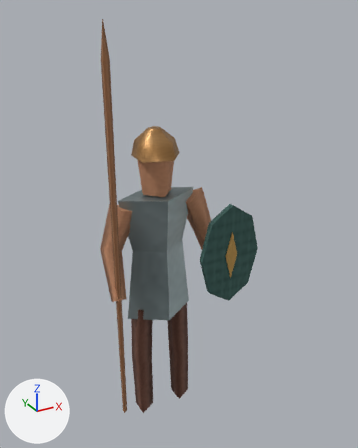
Before and after pictures for a commit that changed the glTF model prototype/assets/soldiers/spear_far.glb.
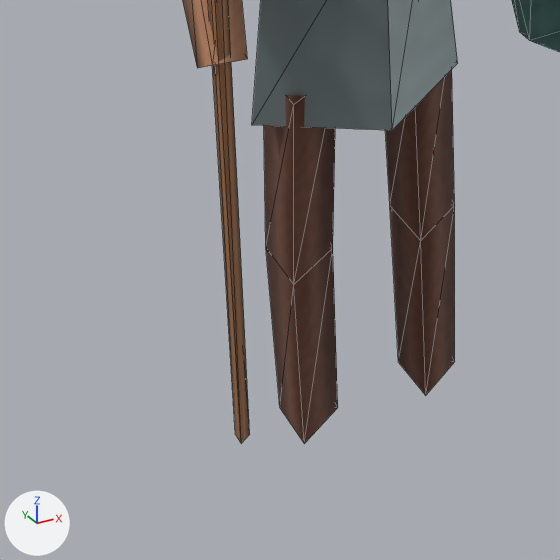
Each version appears first whole from a 50 mm camera at (-1.089, -2.22, 2.338) aimed at (0.113, -0.035, 1.246), and next in a close-up on the part from 15% to 61% of the width and 63% to 100% of the height. The axes (+X, +Y, +Z) are drawn at lower left. The lights are the same throughout. The last two pictures show the newer version. The close-ups show mesh edges as thin lines. Vertices at exactly the same position are counted once.

Objects in the first close-up: 'Spear_field_kit'.
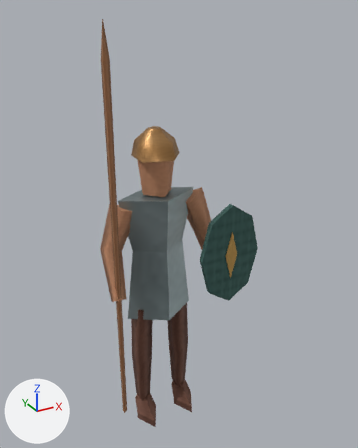
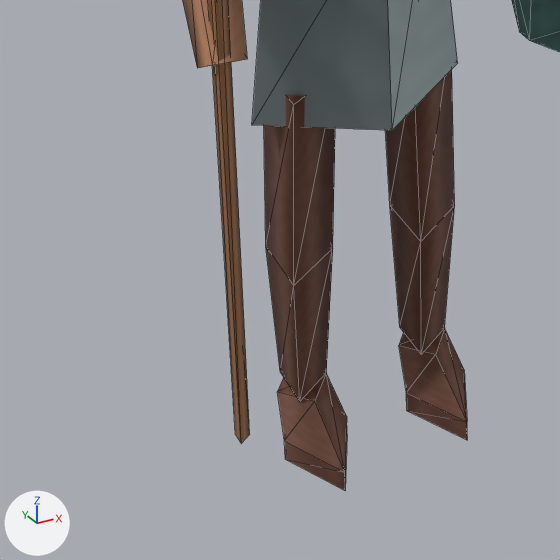
Edits to the bpy script that builds the scene:
```text
Change me_spear_field_kit:
    used by ob_spear_field_kit; location = (0.0, 0.0, 0.0)
    remove me_spear_field_kit.from_pydata(...)  # 104 vertices, 168 faces; spans x -0.33..0.5, y -0.26..0.13, z 0.04..2.29
    add me_spear_field_kit.from_pydata(...)  # 127 vertices, 208 faces; spans x -0.33..0.5, y -0.26..0.13, z 0.01..2.29
    me_spear_field_kit part 1
    1 vertex is removed from x 0.19, y -0.02, z 0.05
    4 faces are deleted
    5 vertices move from x -0.16..0.09, y -0.07..0.04, z 0.04..0.05 to x -0.15..0.1, y -0.04..0.04, z 0.12
    16 vertices are added at x -0.19..0.19, y -0.17..0.06, z 0.01..0.12
    8 new vertices lie (0.0, 0.0, 0.04) away from vertices in x -0.19..0.19, y -0.17..0.06, z 0.01
    44 new faces join them
```

Where the change shows, as pixel boxes (x1, y1, x2, y2) in the close-ups (560 x 560 px):
'Spear_field_kit', reshaped
    before: (183, 0, 560, 444)
    after: (183, 0, 560, 491)
part 1 of me_spear_field_kit, reshaped
    before: (266, 205, 455, 444)
    after: (266, 205, 467, 491)
